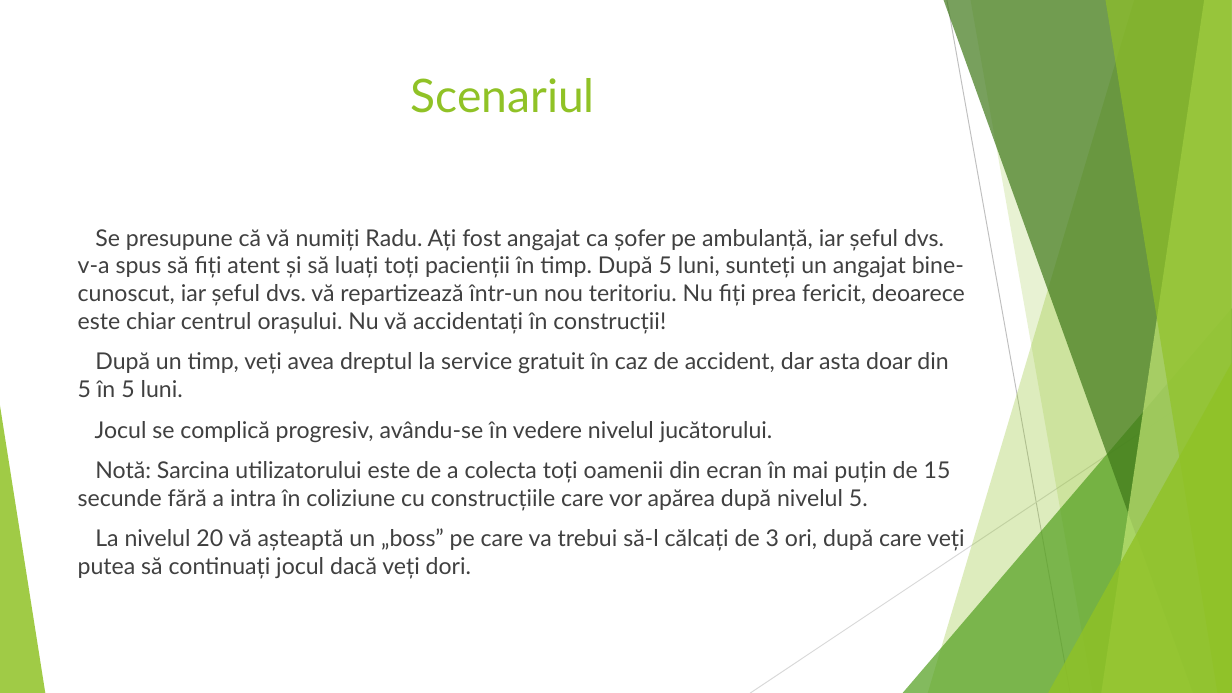
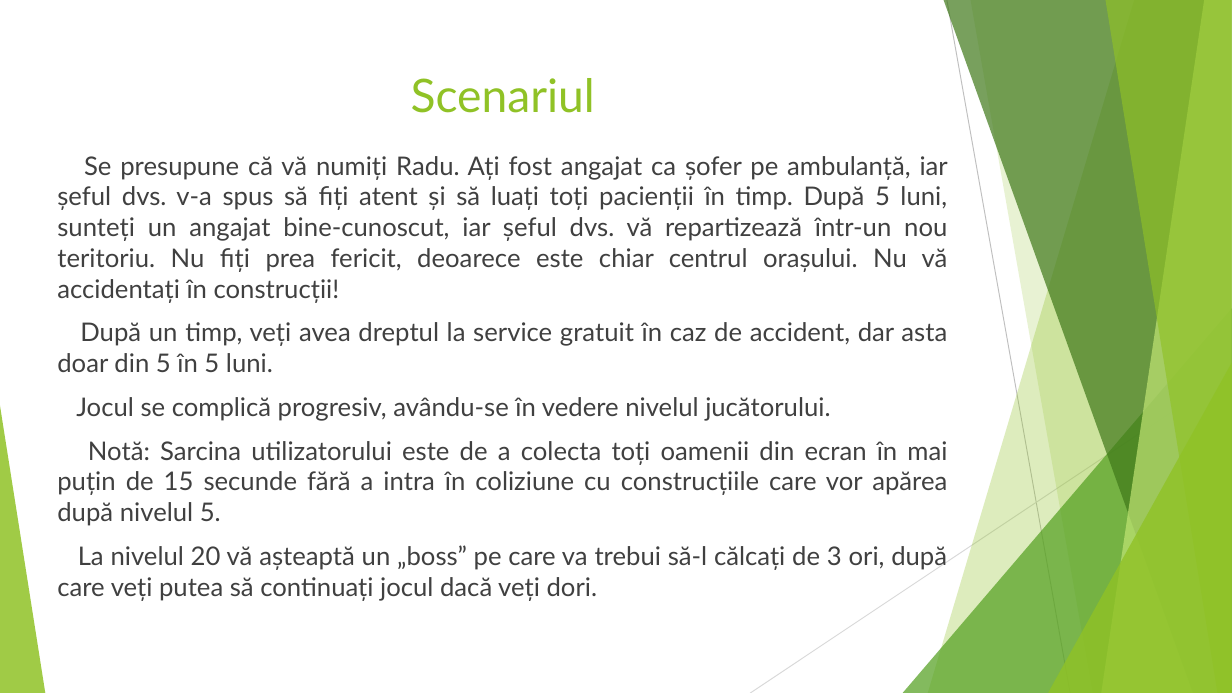
Before and after one commit to minealex2244/Fasty, a slide deck: slide 2 of Fasty.pptx. Drawn at 1232x693 pixels with LibreOffice and Linux fonts; fonts in the diff are those of the drawing. Boxes give left, top, right and bottom in pixels: in the first picture for what was removed or moved away, otherwise in the second. Text is boxed around its words. In the diff, an @@ line names an element or a change of style, - is before the commit and + after.

```diff
--- a/Fasty.pptx
+++ b/Fasty.pptx
@@ text "Se presupune că vă numiți ..." moved from (x1=78, y1=229, x2=965, y2=579) to (x1=57, y1=156, x2=948, y2=601) @@
@@ text "Se presupune că vă numiți ..." at (x1=57, y1=156, x2=948, y2=601): size 18 to 20 pt; alignment left to justified @@
```
Also in this commit, not shown: 3 other slides changed.
